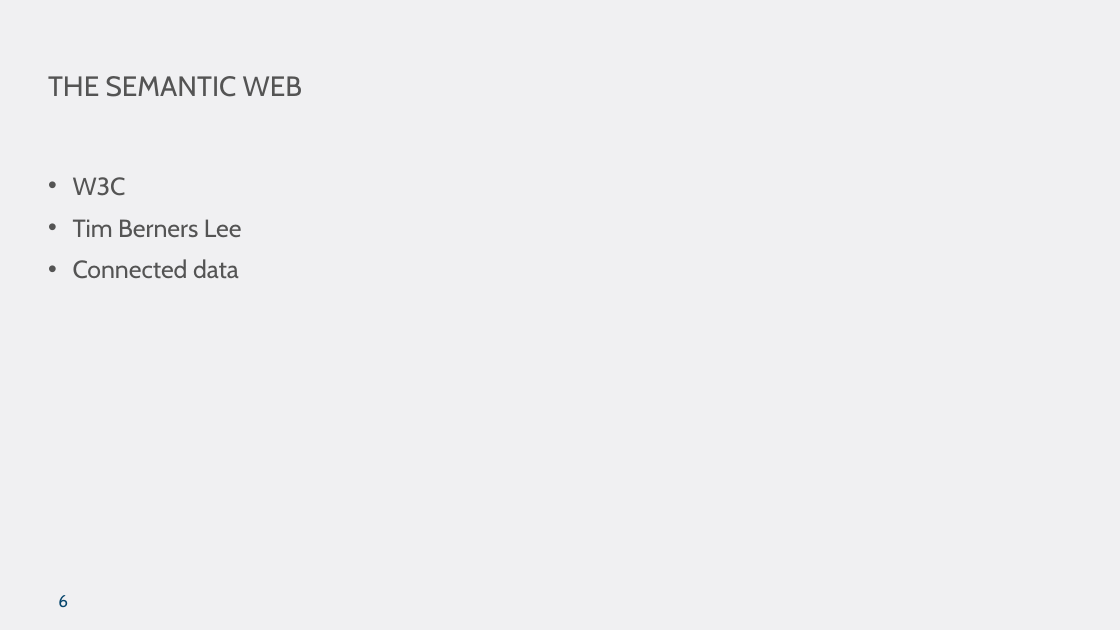
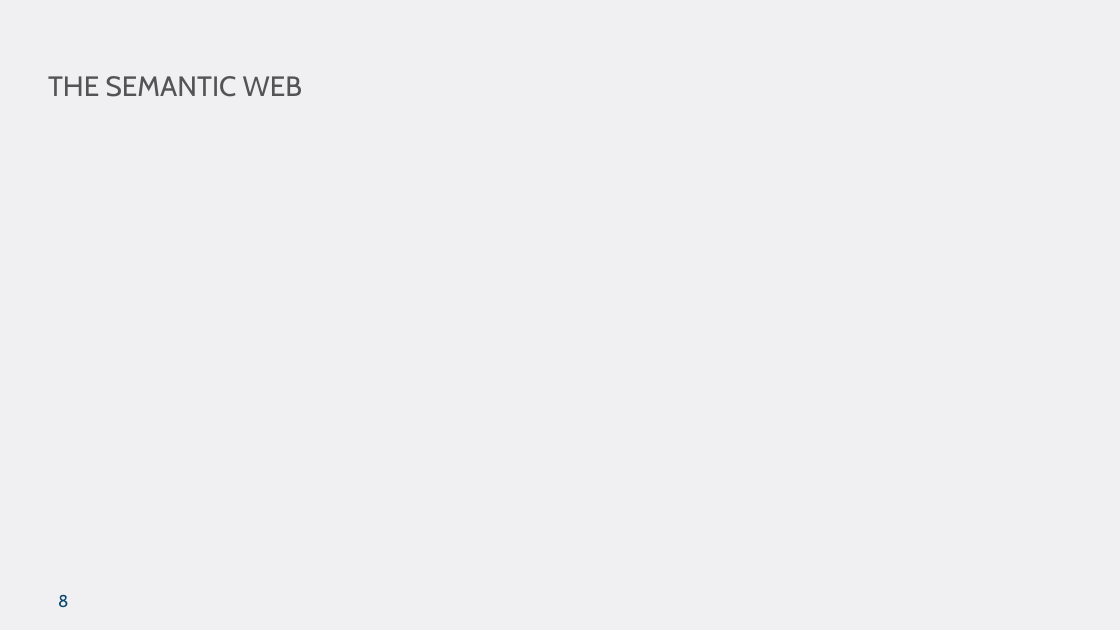
Before and after one commit to ttessem/SemWebKurs, a slide deck: slide 8 of SemWebKursUiB.pptx (slide 6 before the commit). Drawn at 1120x630 pixels with LibreOffice and Linux fonts; fonts in the diff are those of the drawing; background and template pictures are left out. Boxes give left, top, right and bottom in pixels: in the first picture for what was removed or moved away, otherwise in the second. Text is boxed around its words. In the diff, an @@ line names an element or a change of style, - is before the commit and + after.

```diff
--- a/SemWebKursUiB.pptx
+++ b/SemWebKursUiB.pptx
@@ text removed at (73,177,242,279) @@
-• W3C
-• Tim Berners Lee
-• Connected data
@@ page number at (58,595,68,607): text changed @@
-6
+8
```
Also in this commit, not shown: 1 other slide changed, 3 slides added, 1 slide removed, 4 other files.
